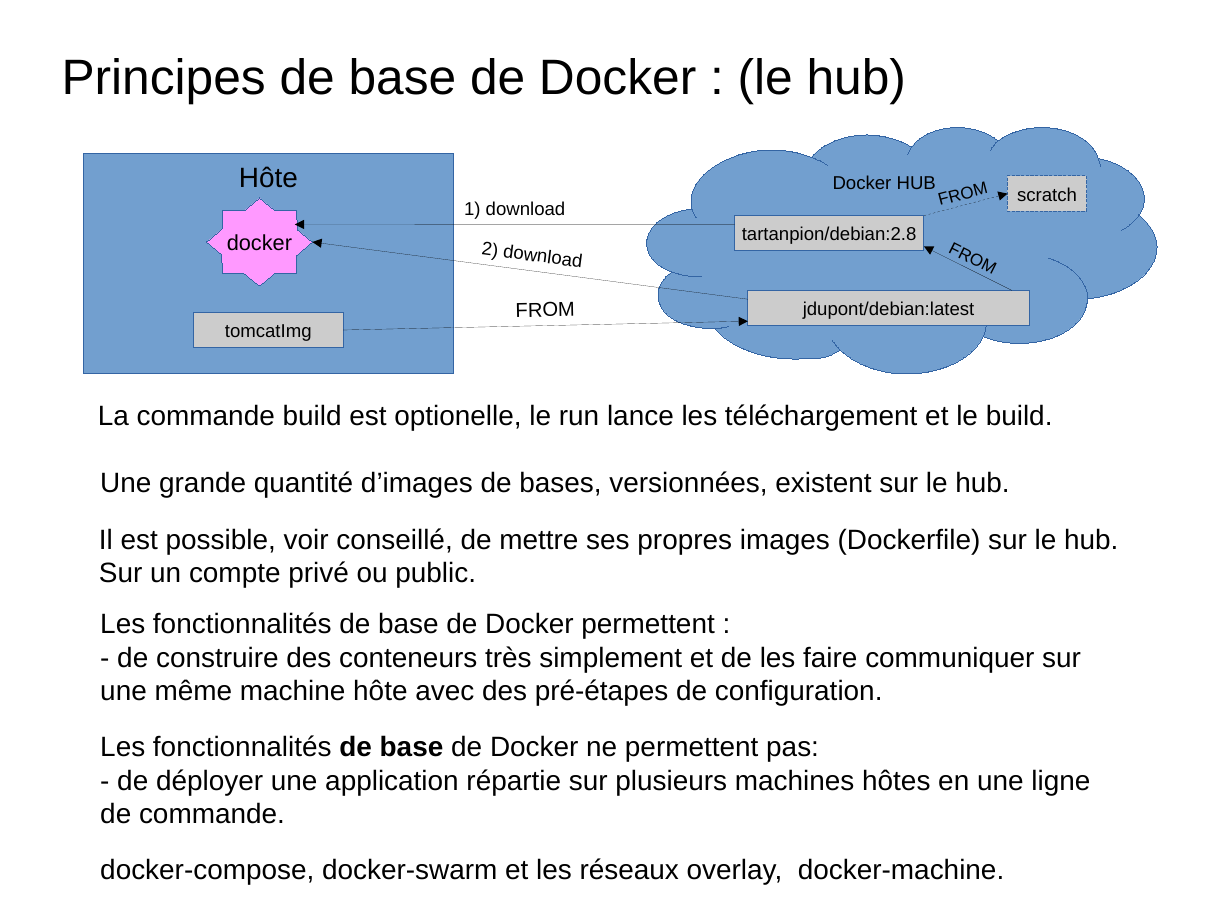
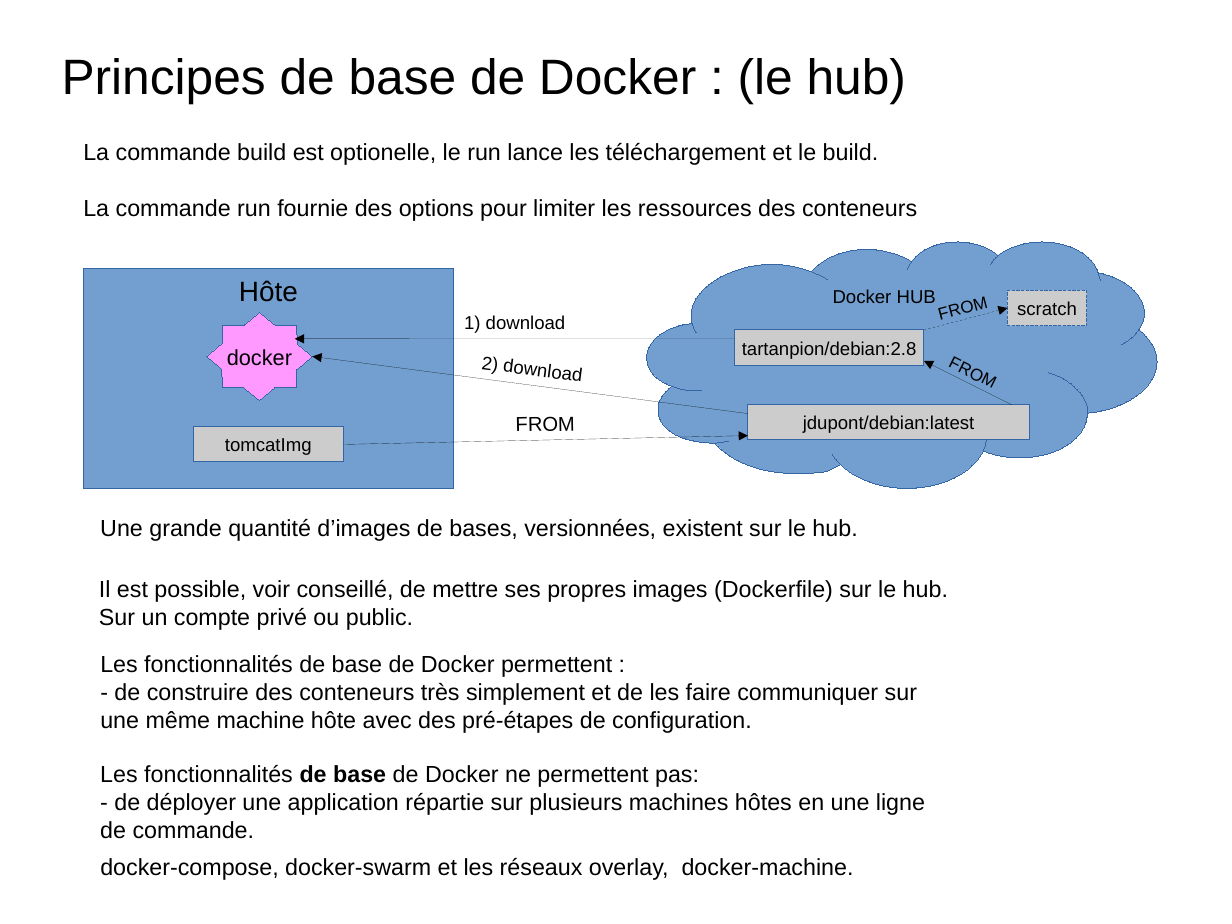
Before and after one commit to charleshuber/4t, a slide deck: slide 9 of presentation_smb215.odp. Drawn at 1232x924 pixels with LibreOffice and Linux fonts; fonts in the diff are those of the drawing. Boxes give left, top, right and bottom in pixels: in the first picture for what was removed or moved away, otherwise in the second. Text is boxed around its words. In the diff, an @@ line names an element or a change of style, - is before the commit and + after.

Commit message:
demo docker

```diff
--- a/presentation_smb215.odp
+++ b/presentation_smb215.odp
@@ text "La commande build est optionelle, ...": place and size @@
-text "La commande build est optionelle, ..." at bbox=[98, 404, 1053, 430]
+text "La commande build est optionelle, ..." at bbox=[83, 143, 917, 221]
@@ text at bbox=[83, 143, 879, 165]: size 18 to 15 pt in "La commande build est optionelle, le run ..." @@
@@ text at bbox=[83, 199, 917, 221]: paragraph added @@
+La commande run fournie des options pour limiter les ressources des conteneurs
@@ 5 rectangles, 5 lines, 2 freeform shapes: place and size @@
-5 rectangles, 5 lines, 2 freeform shapes at bbox=[84, 127, 1158, 375]
+5 rectangles, 5 lines, 2 freeform shapes at bbox=[84, 243, 1158, 489]
@@ text "Une grande quantité d’images de ...": place and size @@
-text "Une grande quantité d’images de ..." at bbox=[100, 471, 1009, 497]
+text "Une grande quantité d’images de ..." at bbox=[100, 519, 857, 541]
@@ size 18 to 15 pt in 5 elements at bbox=[100, 858, 854, 880], bbox=[100, 765, 925, 839], bbox=[100, 655, 917, 733], bbox=[100, 519, 857, 541], bbox=[99, 580, 948, 630] @@
@@ text "Il est possible, voir conseillé, ...": place and size @@
-text "Il est possible, voir conseillé, ..." at bbox=[99, 528, 1118, 588]
+text "Il est possible, voir conseillé, ..." at bbox=[99, 580, 948, 630]
@@ text "Les fonctionnalités de base de ...": place and size @@
-text "Les fonctionnalités de base de ..." at bbox=[100, 612, 1081, 705]
+text "Les fonctionnalités de base de ..." at bbox=[100, 655, 917, 733]
@@ text "Les fonctionnalités de base de ...": place and size @@
-text "Les fonctionnalités de base de ..." at bbox=[100, 735, 1090, 824]
+text "Les fonctionnalités de base de ..." at bbox=[100, 765, 925, 839]
```
Also in this commit, not shown: 2 other slides changed, 4 slides added, 2 slides removed, 1 other file.
